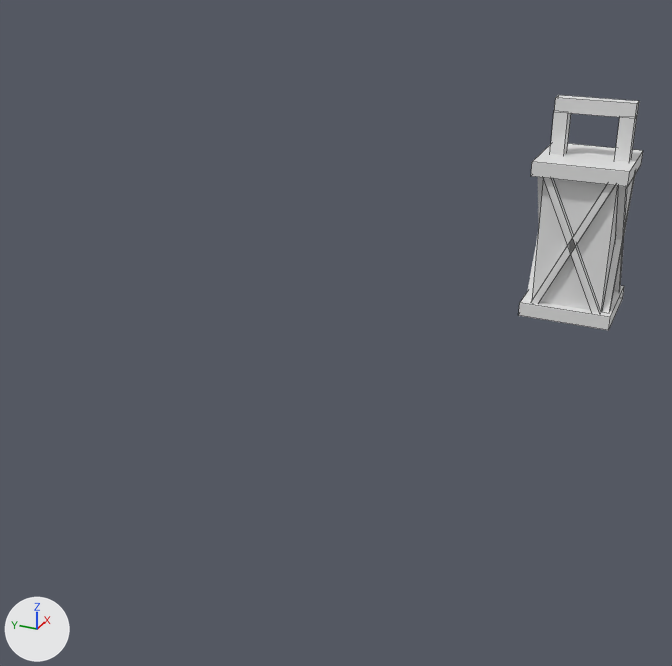
Before and after pictures for a commit that changed the FBX model lamplight-v1.fbx.
Rendered twice from a 50 mm camera at (-26.5, -4.2, 11.1) aimed at (1.8, 8.6, -3.0). Arrows for +X, +Y and +Z are at lower left; the lights stay in place. Mesh edges are drawn as thin lines on the coarser meshes. Where no turn or scale is listed for an object, it has been applied to the vertices.

Names of what the first picture shows: 'Handle1', 'Handle1.001', 'Handle2', 'Light.001', 'X10', 'X5', 'X6', 'X9'.
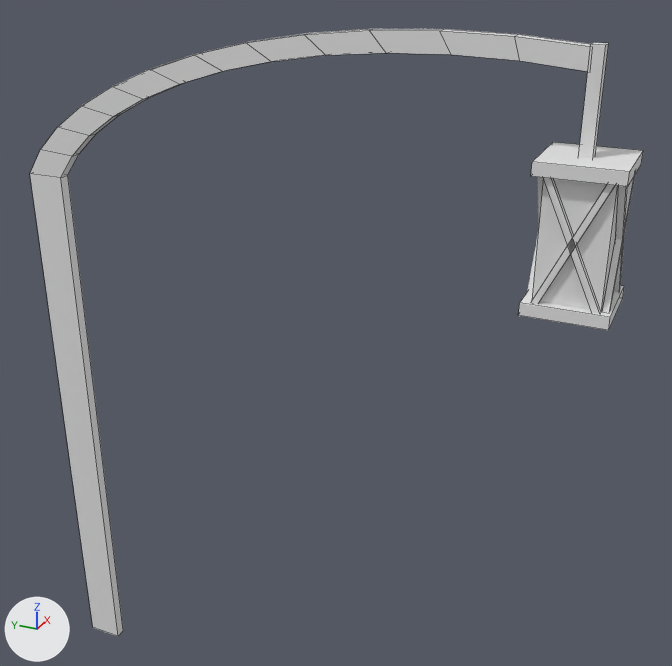
The newer file is also turned or shifted as a whole; pictures and numbers use the older file's frame.

Pixel boxes (x1, y1, x2, y2) of what changed, in the pictures (672 x 666 px):
'Handle1.002', added: after (30, 29, 591, 636)
'Handle1.001', moved, rescaled: before (550, 112, 571, 155); after (578, 42, 608, 158)
'Handle2', deleted: before (554, 95, 639, 118)
'Handle1', deleted: before (614, 116, 637, 162)

What the commit changed:
Mesh me_cube_002 is new.
It has 56 vertices, 54 faces and spans x -0.2..0.2, y -19.2..0.7, z -20.4..7.0.
It uses material mat_wood (white #e7e7e7).
Object 'Handle2' (ob_handle2) is deleted.
Object 'Handle1.001' (ob_handle1_001) moves from (0.0, 0.85, 5.23) to (0.0, 0.05, 5.97).
Object 'Handle1.001' (ob_handle1_001) is rescaled from (0.2, 0.2, 0.748) to (0.2, 0.2, 1.83).
Object 'Handle1' (ob_handle1) is deleted.
Object 'Handle1.002' (ob_handle1_002) is new; it shows me_cube_002.
Its location is (0.0, 19.42, 0.9).
